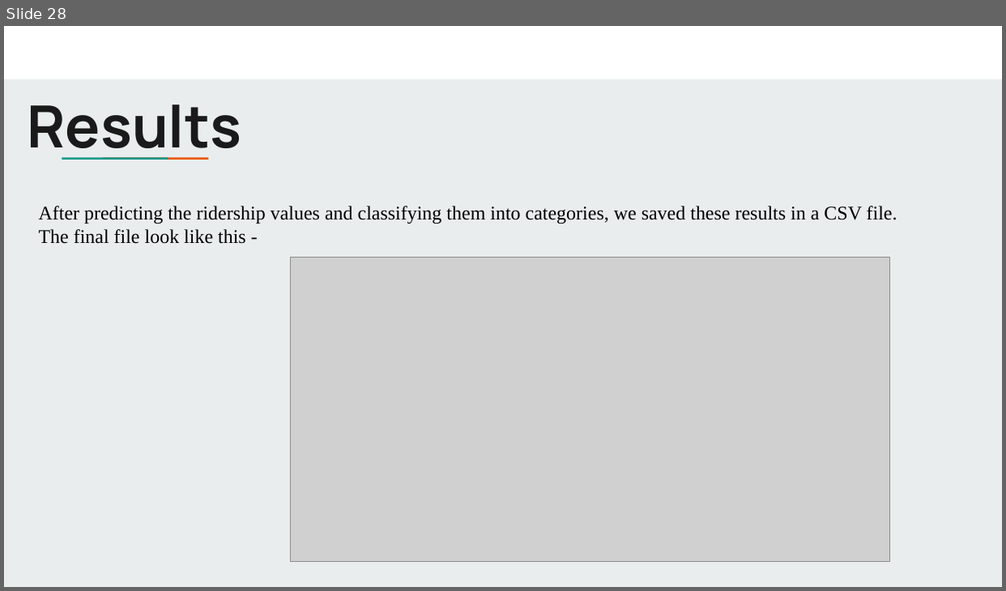
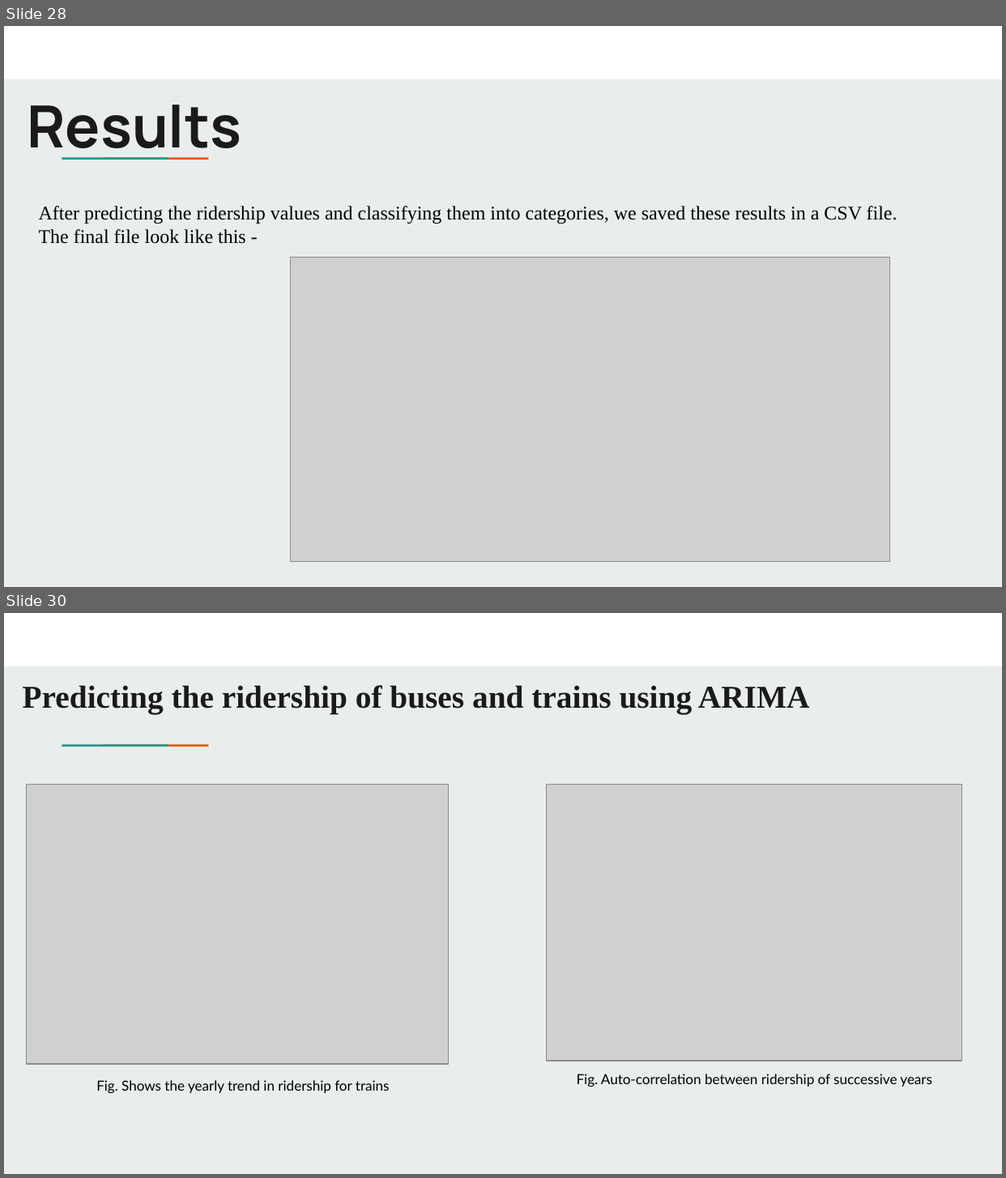
Before and after one commit to uic-cs418/python_demons, a slide deck: Python Demons_presentation.pptx. Shown one above the other, each under a label of ours: slide 28 before the commit, slides 28 and 30 after it; the slides between them are not shown. The pictures are 1006x591 and 1006x1178 pixels, drawn with LibreOffice and Linux fonts; fonts in the diff are those of the drawing; grey boxes stand for pictures. Boxes give left, top, right and bottom in pixels: in the first picture for what was removed or moved away, otherwise in the second. Text is boxed around its words. In the diff, an @@ line names an element or a change of style, - is before the commit and + after.

```diff
--- a/Python Demons_presentation.pptx
+++ b/Python Demons_presentation.pptx
@@ slide 30 added at <box>4,613,1002,1174</box>, background #E9EDEE; not listed: 3 template elements that a slide beside it also shows @@
@@ title added at <box>23,685,810,714</box>, 23 pt, text #1A1A1A, bold @@
+Predicting the ridership of buses and trains using ARIMA
@@ picture added at <box>26,785,448,1064</box> @@
@@ picture added at <box>546,785,962,1061</box> @@
@@ text added at <box>577,1074,932,1087</box>, 10 pt, text #000000 @@
+Fig. Auto-correlation between ridership of successive years
@@ text added at <box>96,1080,390,1093</box>, 10 pt, text #000000 @@
+Fig. Shows the yearly trend in ridership for trains
```
Also in this commit, not shown: 9 slides changed, 5 other slides added.
